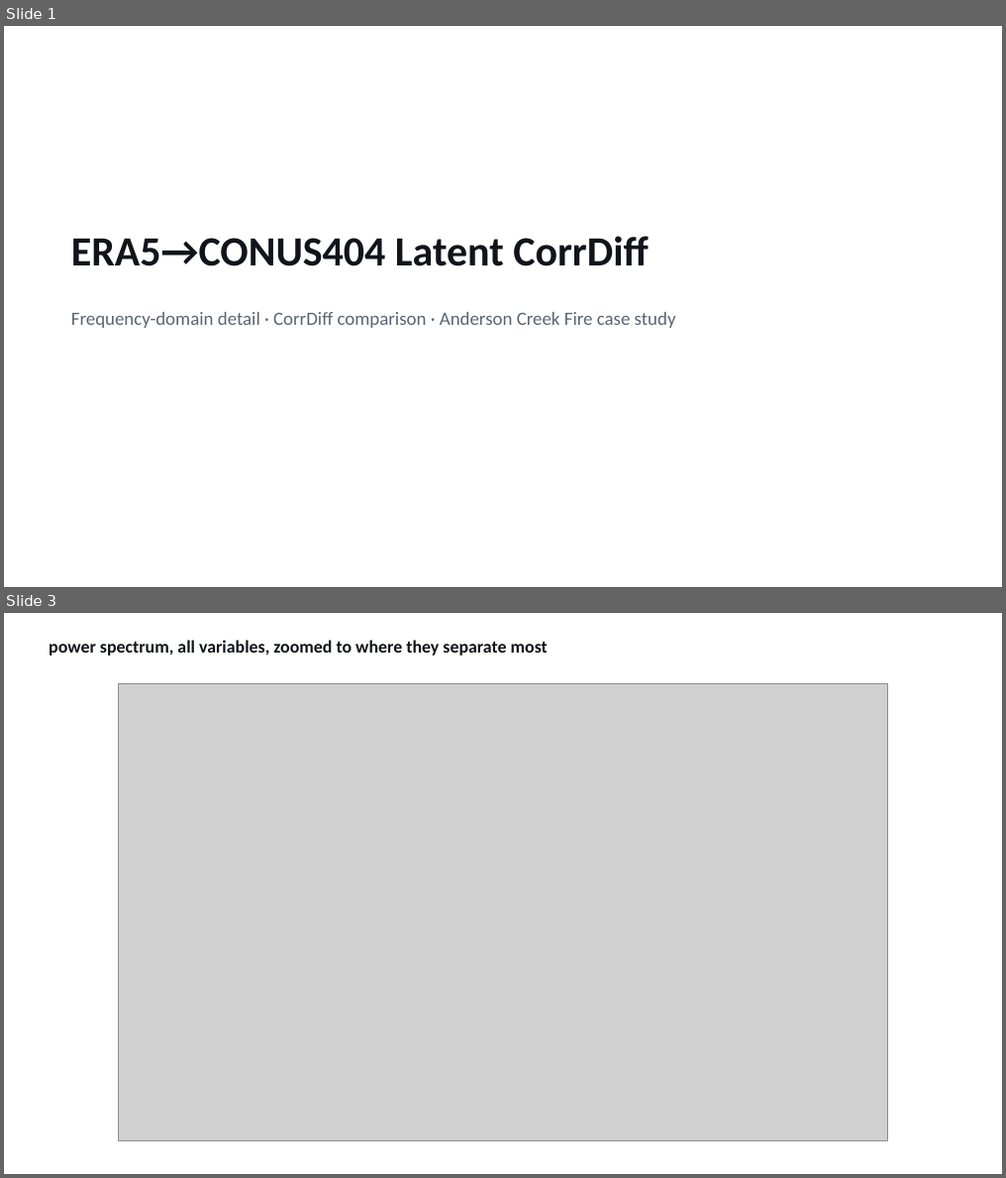
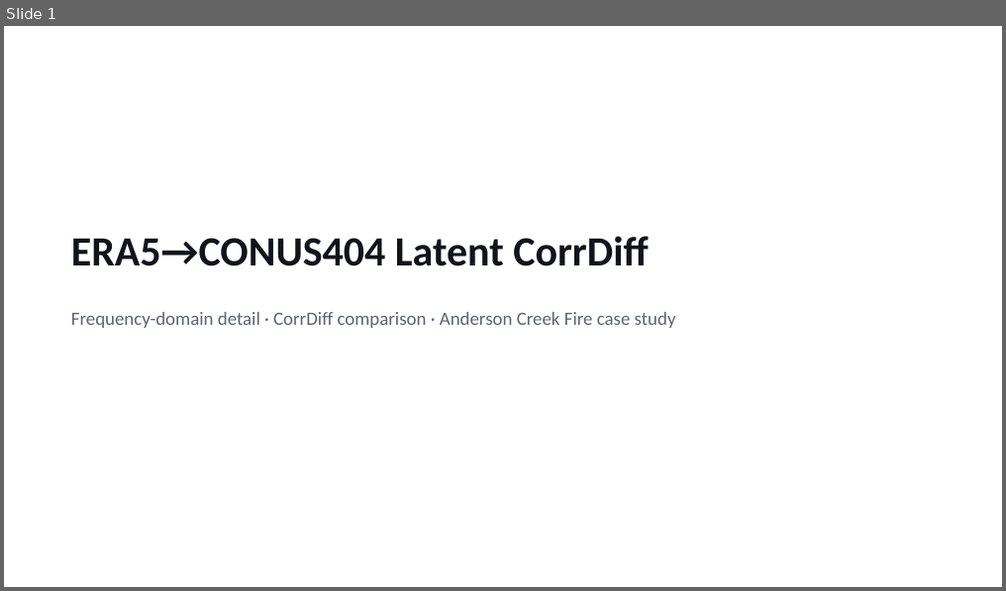
Before and after one commit to milhud/diffusion_downscaling_model, a slide deck: results/corrdiff_comparison/corrdiff_benchmark_slides.pptx. Shown one above the other, each under a label of ours: slides 1 and 3 before the commit, slide 1 after it; the slides between them are not shown. The pictures are 1006x1178 and 1006x591 pixels, drawn with LibreOffice and Linux fonts; fonts in the diff are those of the drawing; grey boxes stand for pictures. Boxes give left, top, right and bottom in pixels: in the first picture for what was removed or moved away, otherwise in the second. Text is boxed around its words. In the diff, an @@ line names an element or a change of style, - is before the commit and + after.

Commit message:
Swap accuracy to bar chart, training time to plain text, drop ratio-zoom slide
- Accuracy, all variables: bar chart instead of text bullets (that was
  backwards from what was asked -- bar chart for accuracy, plain text
  for training time).
- Training time (CorrDiff and ours): plain text slides instead of native
  pptx bar charts.
- Dropped the power-ratio zoomed slide entirely (scale/framing didn't
  read clearly) and the "raw view" wording from the remaining spectrum
  caption.
- Clarified "unrecorded crop locations" wording: CorrDiff's generate.py
  does not save which map location it ran on for each date, not just
  "unrecorded" with no explanation.
- Noted where the 6 comparison dates came from: random held-out
  test-year samples from scripts/run_generic_baselines.py (seed 0).

```diff
--- a/results/corrdiff_comparison/corrdiff_benchmark_slides.pptx
+++ b/results/corrdiff_comparison/corrdiff_benchmark_slides.pptx
@@ slide 3 removed at <box>4,613,1002,1174</box>, background #FFFFFF @@
@@ text removed at <box>49,640,548,656</box> @@
-power spectrum, all variables, zoomed to where they separate most
@@ picture removed at <box>119,684,887,1141</box> @@
```
Also in this commit, not shown: 8 slides changed, 2 slides added, 2 other slides removed, 7 other files.
